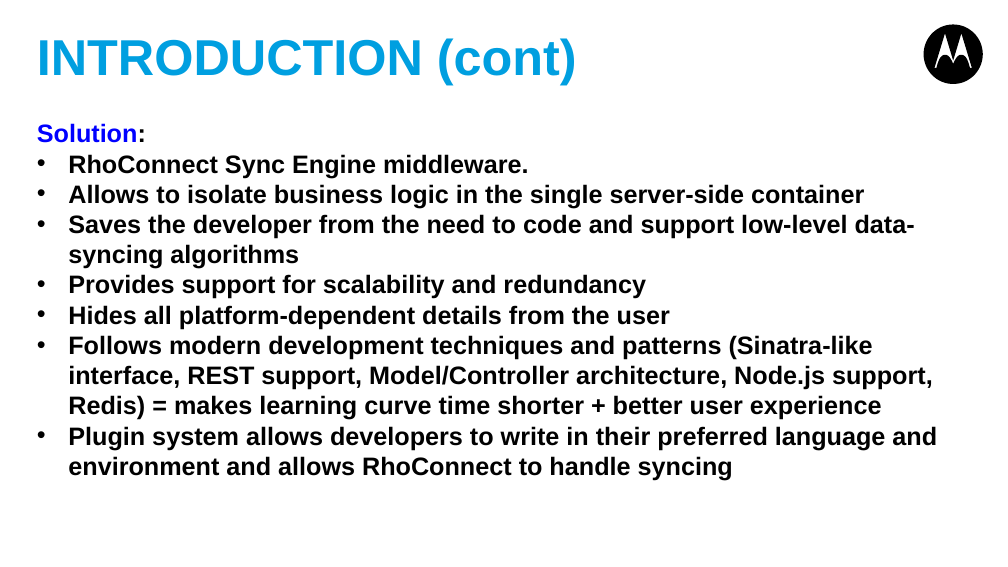
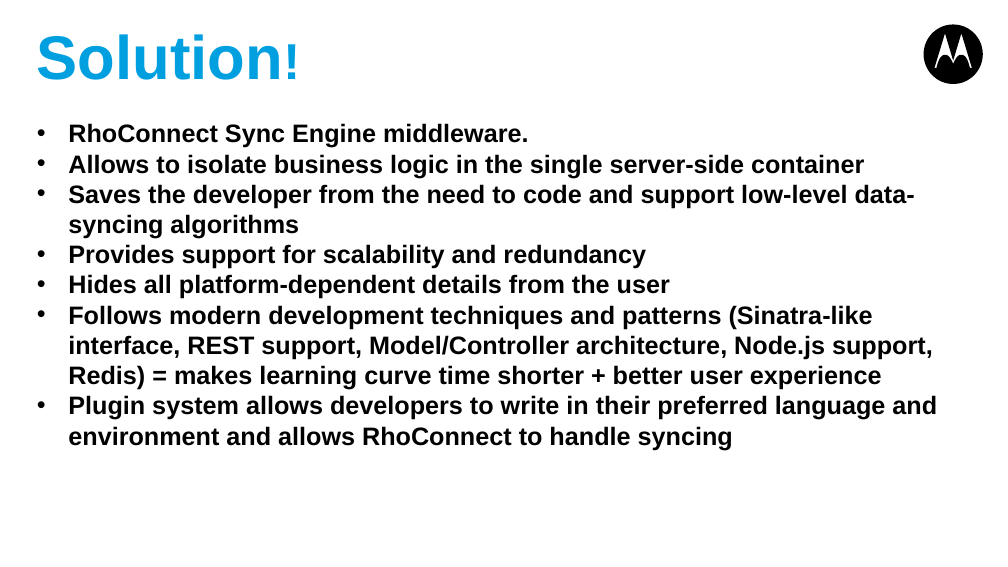
Before and after one commit to shurab/Rhoconnect-Demo, a slide deck: slide 4 of Rhoconnect-appforum.pptx. Drawn at 1008x567 pixels with LibreOffice and Linux fonts; fonts in the diff are those of the drawing. Boxes give left, top, right and bottom in pixels: in the first picture for what was removed or moved away, otherwise in the second. Text is boxed around its words. In the diff, an @@ line names an element or a change of style, - is before the commit and + after.

```diff
--- a/Rhoconnect-appforum.pptx
+++ b/Rhoconnect-appforum.pptx
@@ title at [37,34,283,80]: text changed; size 36 to 44 pt @@
-INTRODUCTION (cont)
+Solution!
@@ text at [37,123,146,143]: paragraph removed @@
-Solution:
```
Also in this commit, not shown: 10 other slides changed, 2 slides added, 1 slide removed.
